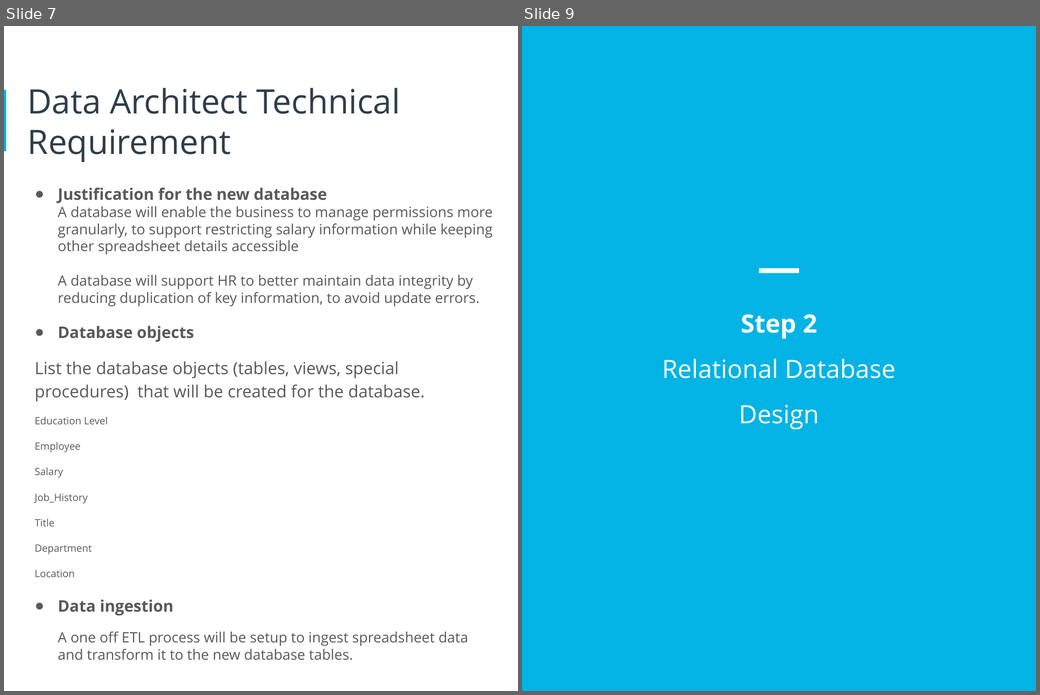
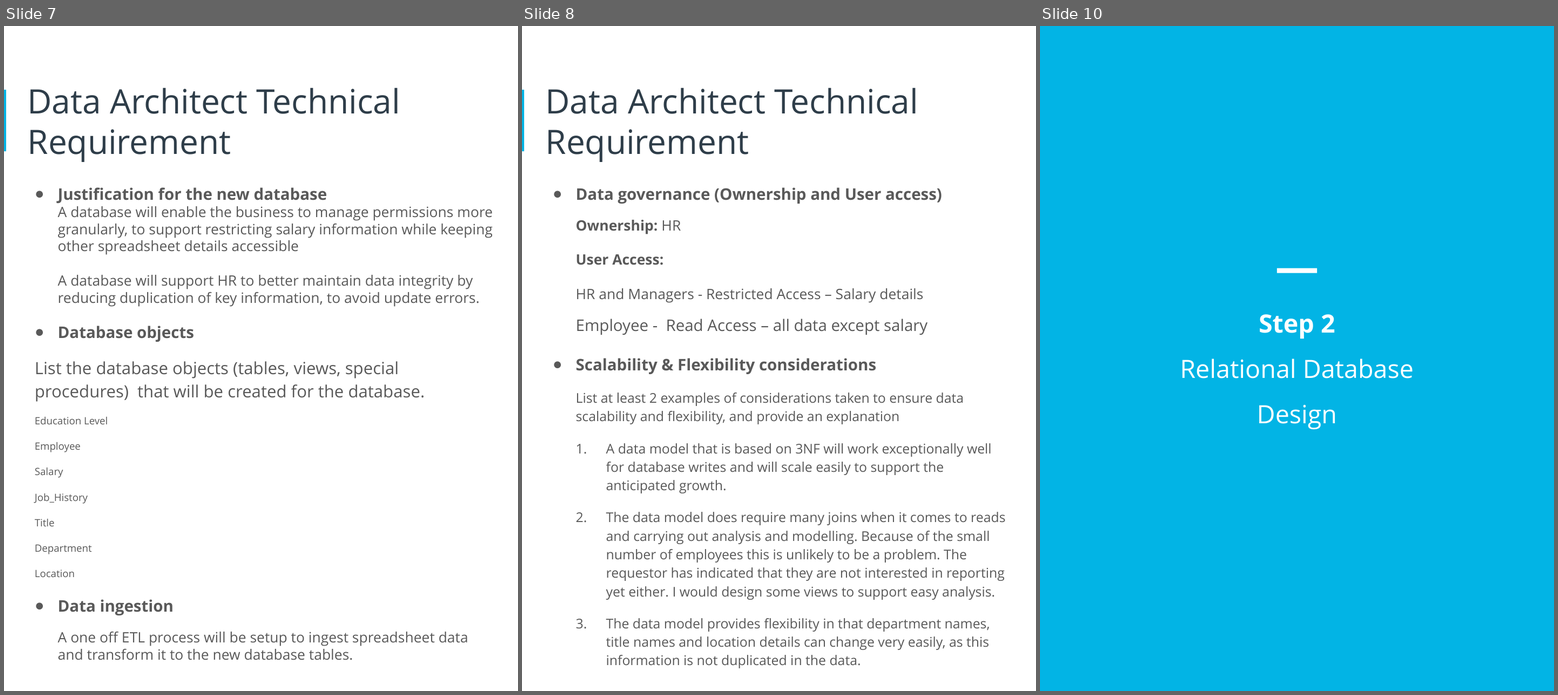
Before and after one commit to MartyP233/data-architecture-nanodegree, a slide deck: assignments/HR Database/project submission.pptx. Shown side by side, each under a label of ours: slides 7 and 9 before the commit, slides 7, 8 and 10 after it; the slides between them are not shown. The pictures are 1040x695 and 1558x695 pixels, drawn with LibreOffice and Linux fonts; fonts in the diff are those of the drawing. Boxes give left, top, right and bottom in pixels: in the first picture for what was removed or moved away, otherwise in the second. Text is boxed around its words. In the diff, an @@ line names an element or a change of style, - is before the commit and + after.

Commit message:
submission 2
taken on feedback - bold PKs in pysical model
filled in scalability and flexibility

```diff
--- a/assignments/HR Database/project submission.pptx
+++ b/assignments/HR Database/project submission.pptx
@@ slide 8 added at box(522, 26, 1036, 691), background #FFFFFF; not listed: 1 template element that a slide beside it also shows @@
@@ title added at box(546, 88, 918, 162), 40 pt, text #2E3D49 @@
+Data Architect Technical Requirement
@@ text added at box(576, 187, 1005, 669), 16 pt, text #595959 @@
+● Data governance (Ownership and User access)
+Ownership: HR
+User Access:
+HR and Managers - Restricted Access – Salary details
+Employee - Read Access – all data except salary
+● Scalability & Flexibility considerations
+List at least 2 examples of considerations taken to ensure data scalability and flexibility, and provide an explanation
+1. A data model that is based on 3NF will work exceptionally well for database writes and will scale easily to support the anticipated growth.
+2. The data model does require many joins when it comes to reads and carrying out analysis and modelling. Because of the small number of employees this is unlikely to be a problem. The requestor has indicated that they are not interested in reporting yet either. I would design some views to support easy analysis.
+3. The data model provides flexibility in that department names, title names and location details can change very easily, as this information is not duplicated in the data.
@@ what was slide 9 is now slide 10 @@
```
Also in this commit, not shown: 2 slides changed, 1 other file.
